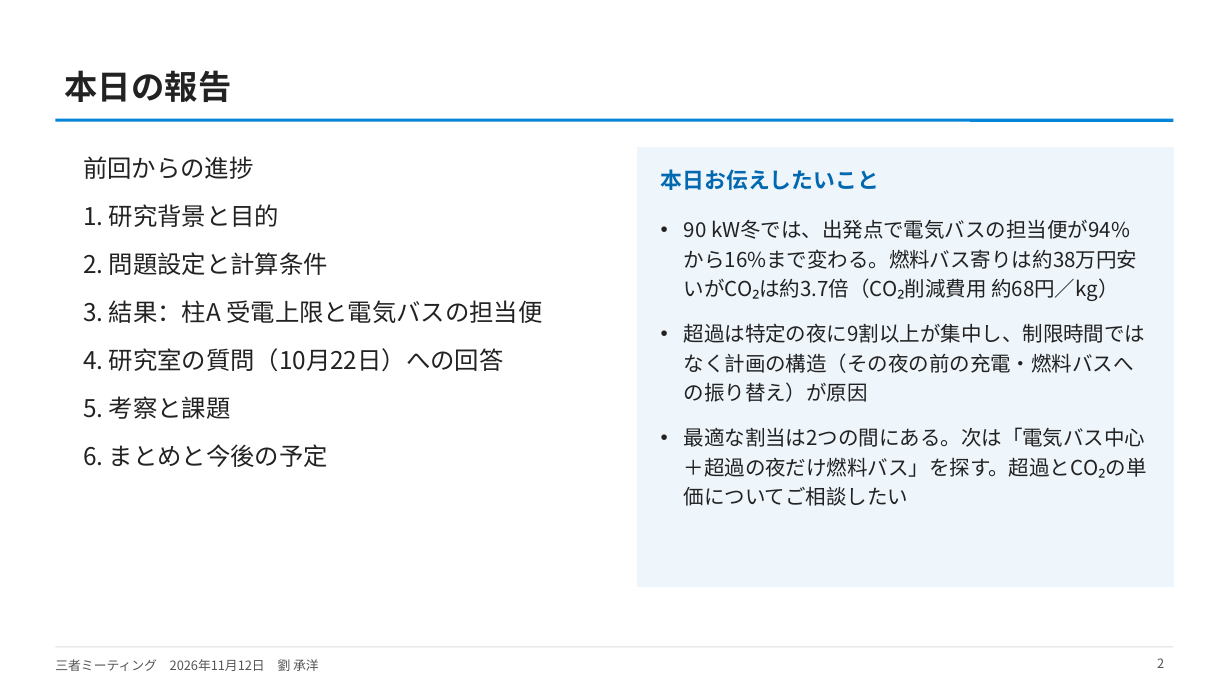
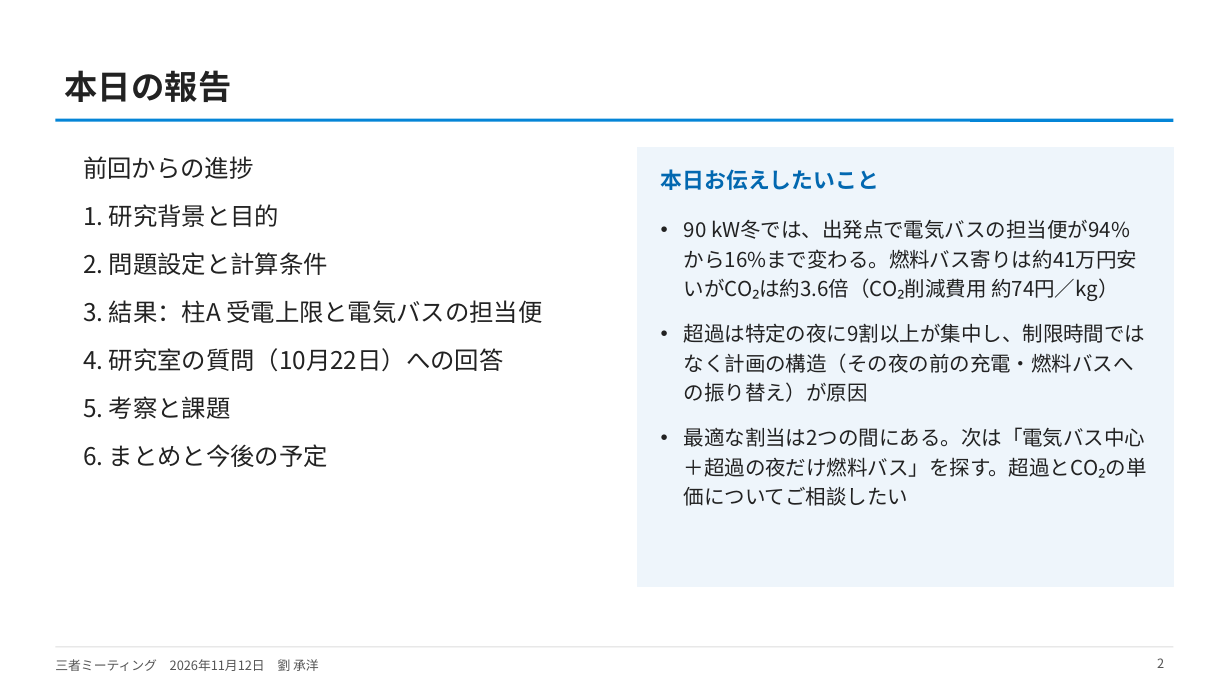
Before and after one commit to CYLIU2003/master-course, a slide deck: slide 2 of outcome/2026-11-12_three_party/three_party_20261112.pptx. Drawn at 1232x693 pixels with LibreOffice and Linux fonts; fonts in the diff are those of the drawing. Boxes give left, top, right and bottom in pixels: in the first picture for what was removed or moved away, otherwise in the second. Text is boxed around its words. In the diff, an @@ line names an element or a change of style, - is before the commit and + after.

```diff
--- a/outcome/2026-11-12_three_party/three_party_20261112.pptx
+++ b/outcome/2026-11-12_three_party/three_party_20261112.pptx
@@ text at (x1=684, y1=219, x2=1137, y2=301): text changed @@
-• 90 kW冬では、出発点で電気バスの担当便が94%から16%まで変わる。燃料バス寄りは約38万円安いがCO₂は約3.7倍（CO₂削減費用 約68円／kg）
+• 90 kW冬では、出発点で電気バスの担当便が94%から16%まで変わる。燃料バス寄りは約41万円安いがCO₂は約3.6倍（CO₂削減費用 約74円／kg）
```
Also in this commit, not shown: 4 other slides changed, 3 other files.
